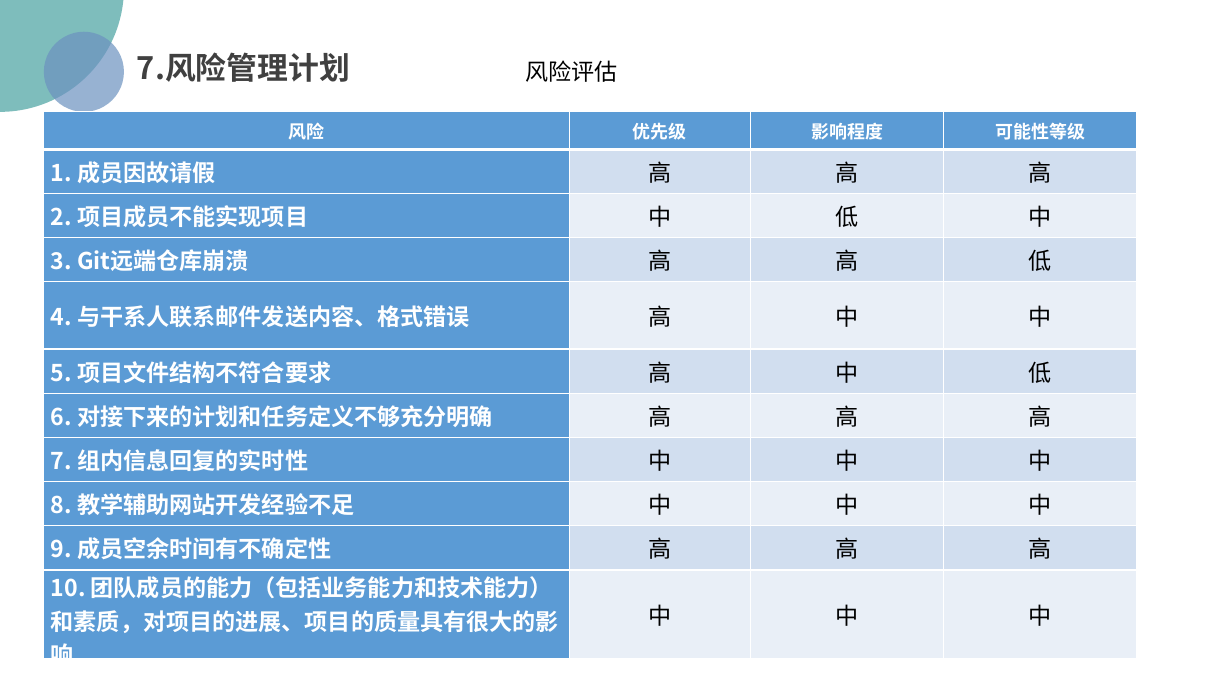
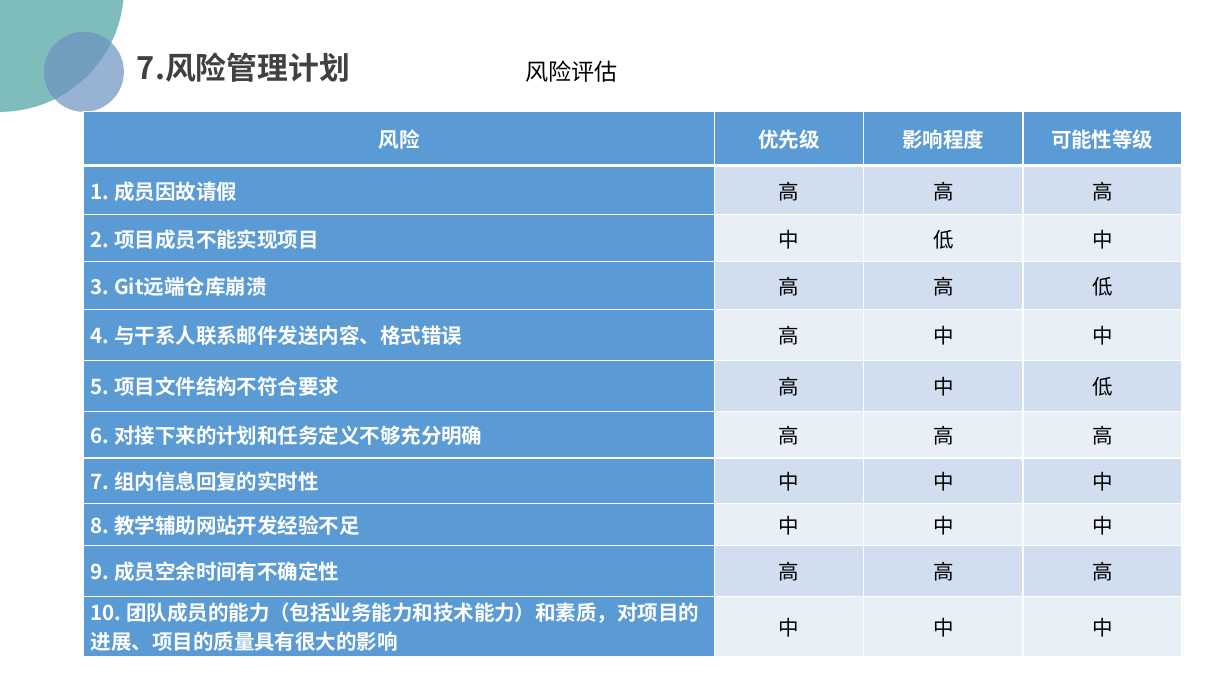
Before and after one commit to PRD2018/PRD2018-G15, a slide deck: slide 47 of 受控文档/01-需求工程项目计划/[PRD-15]需求工程项目计划.pptx (slide 46 before the commit). Drawn at 1232x693 pixels with LibreOffice and Linux fonts; fonts in the diff are those of the drawing; background and template pictures are left out. Boxes give left, top, right and bottom in pixels: in the first picture for what was removed or moved away, otherwise in the second. Text is boxed around its words. In the diff, an @@ line names an element or a change of style, - is before the commit and + after.

```diff
--- a/受控文档/01-需求工程项目计划/[PRD-15]需求工程项目计划.pptx
+++ b/受控文档/01-需求工程项目计划/[PRD-15]需求工程项目计划.pptx
@@ table at bbox=[84, 112, 1182, 656] @@
@@ size 14 to 16 pt in "风险", "优先级", "影响程度", "可能性等级" @@
@@ size 18 to 16 pt @@
@@ table: place and size @@
-table at bbox=[43, 112, 1137, 662]
+table at bbox=[84, 112, 1182, 656]
```
Also in this commit, not shown: 6 other slides changed, 11 slides added.
